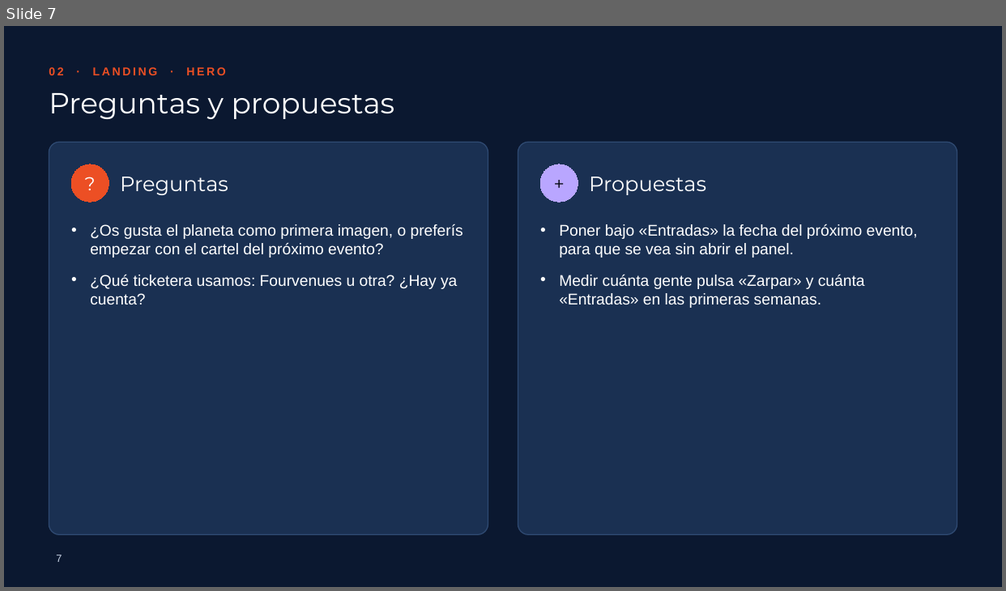
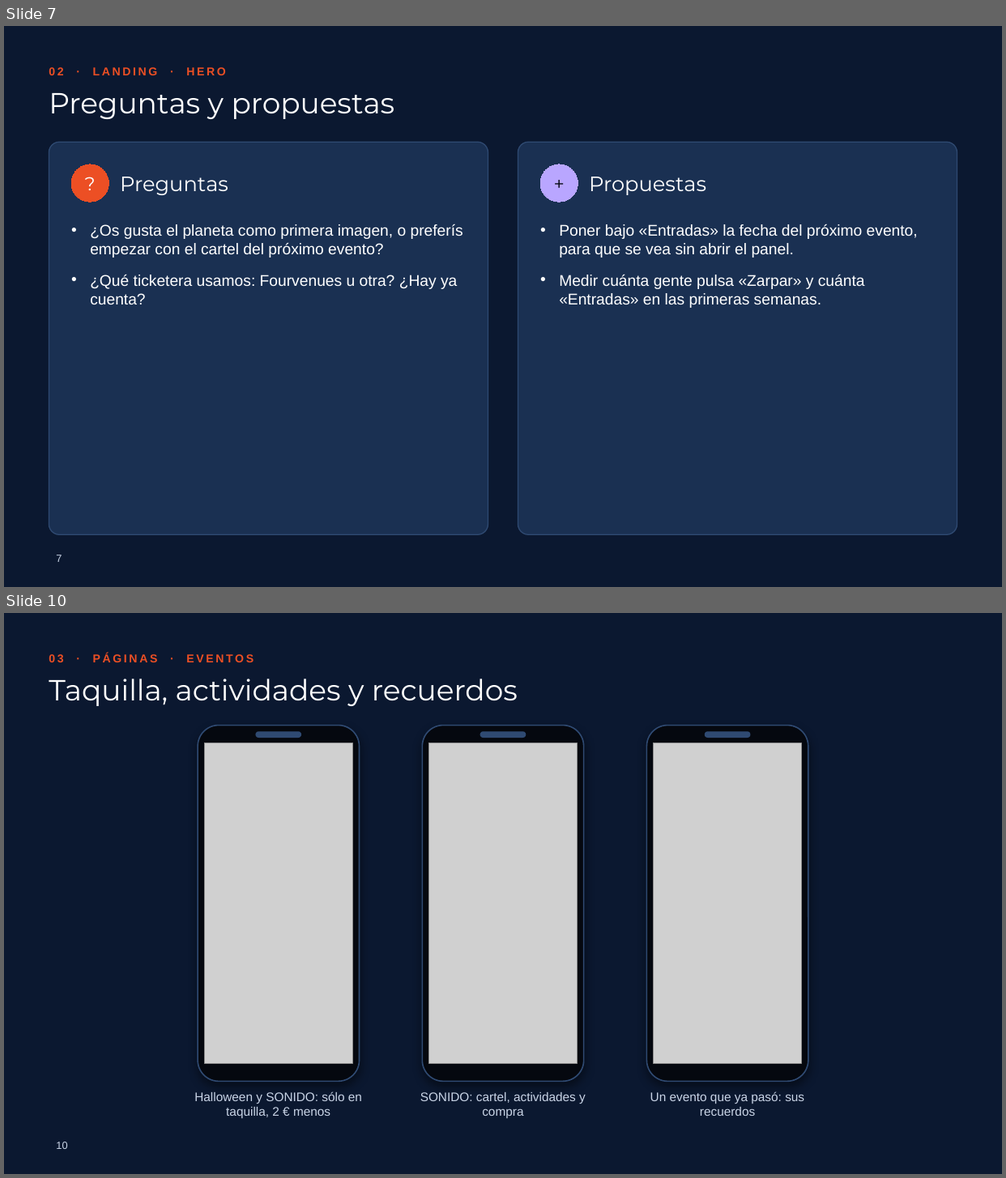
Before and after one commit to picodepato/boia-planet-web, a slide deck: docs/presentacion/boia-planet.pptx. Shown one above the other, each under a label of ours: slide 7 before the commit, slides 7 and 10 after it; the slides between them are not shown. The pictures are 1006x591 and 1006x1178 pixels, drawn with LibreOffice and Linux fonts; fonts in the diff are those of the drawing; grey boxes stand for pictures; background and template pictures are left out. Boxes give left, top, right and bottom in pixels: in the first picture for what was removed or moved away, otherwise in the second. Text is boxed around its words. In the diff, an @@ line names an element or a change of style, - is before the commit and + after.

```diff
--- a/docs/presentacion/boia-planet.pptx
+++ b/docs/presentacion/boia-planet.pptx
@@ slide 10 added at [4,613,1002,1174], background #0B1830 @@
@@ text added at [49,653,253,662], 11 pt, text #EC4F24, bold @@
+03 · PÁGINAS · EVENTOS
@@ title added at [49,679,518,706], 28 pt, text #FFFFFF @@
+Taquilla, actividades y recuerdos
@@ rounded rectangle added at [198,726,360,1082], fill #05080F, outline #2F4A72 1.25 pt @@
@@ rounded rectangle added at [256,732,301,737], fill #2F4A72, outline #2F4A72 1 pt @@
@@ rounded rectangle added at [423,726,584,1082], fill #05080F, outline #2F4A72 1.25 pt @@
@@ rounded rectangle added at [481,732,526,737], fill #2F4A72, outline #2F4A72 1 pt @@
@@ rounded rectangle added at [647,726,809,1082], fill #05080F, outline #2F4A72 1.25 pt @@
@@ rounded rectangle added at [705,732,750,737], fill #2F4A72, outline #2F4A72 1 pt @@
@@ picture added at [205,743,353,1063] @@
@@ picture added at [429,743,577,1063] @@
@@ picture added at [654,743,802,1063] @@
@@ text added at [194,1092,362,1118], 12 pt, text #C9D4E6 @@
+Halloween y SONIDO: sólo en taquilla, 2 € menos
@@ text added at [420,1093,586,1118], 12 pt, text #C9D4E6 @@
+SONIDO: cartel, actividades y compra
@@ text added at [650,1092,804,1116], 12 pt, text #C9D4E6 @@
+Un evento que ya pasó: sus recuerdos
@@ page number added at [56,1142,67,1149], 10 pt, text #C9D4E6 @@
+10
```
Also in this commit, not shown: 1 slide changed, 7 other slides added, 1 slide removed, 14 other files.
